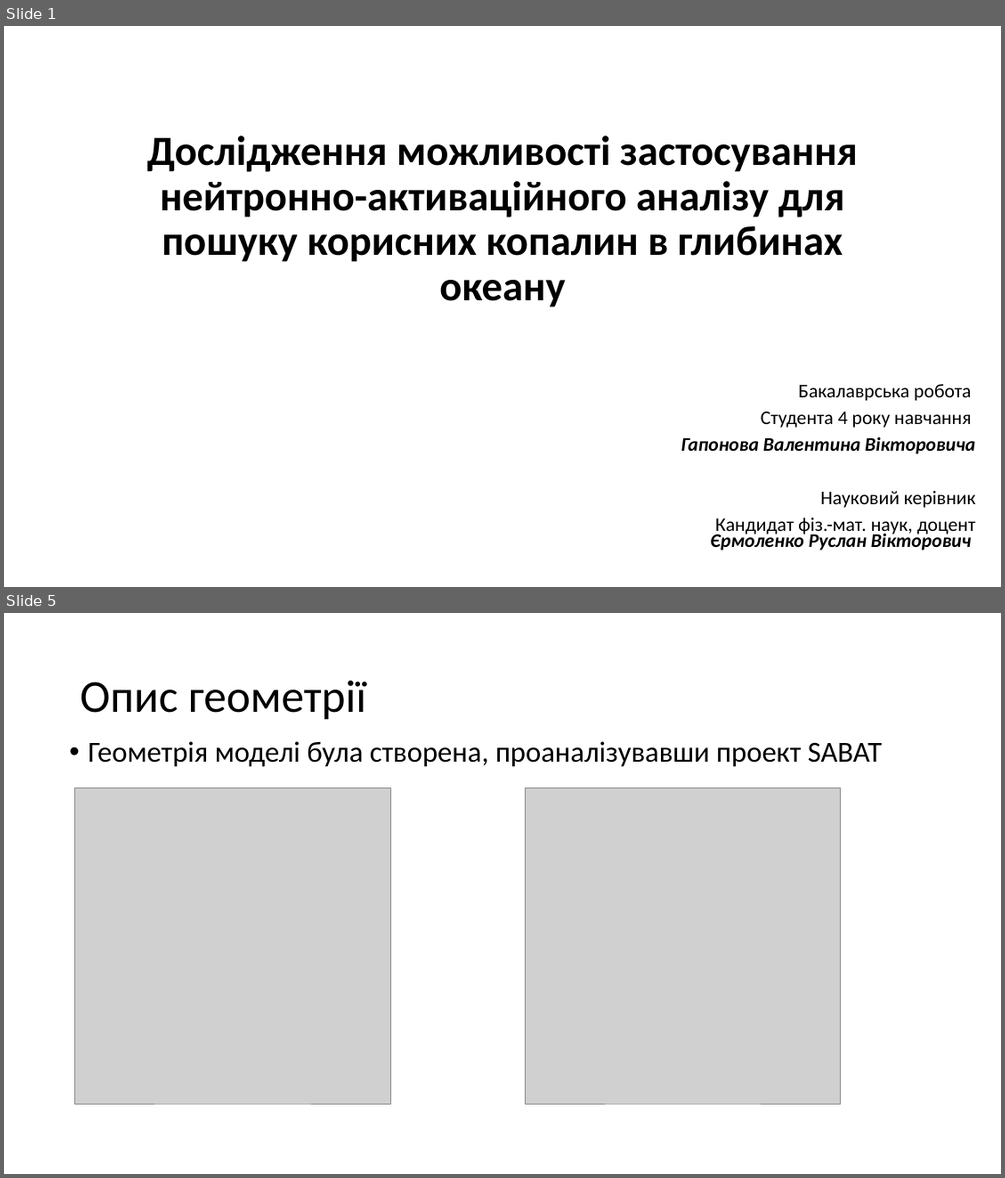
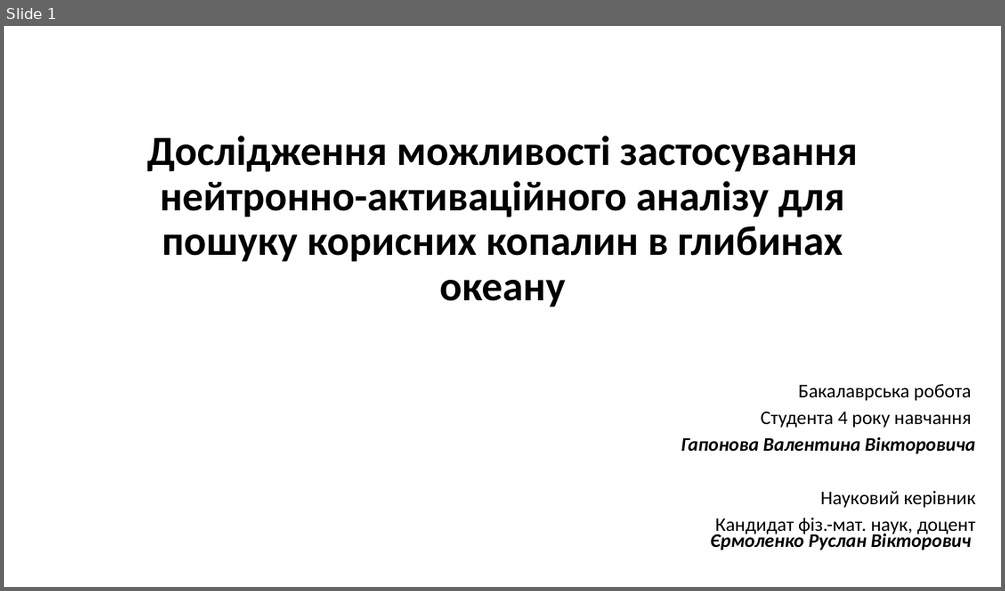
Before and after one commit to npd2020/diploms, a slide deck: v.haponov/Presentation/Valentyn_Haponov.pptx. Shown one above the other, each under a label of ours: slides 1 and 5 before the commit, slide 1 after it; the slides between them are not shown. The pictures are 1005x1178 and 1005x591 pixels, drawn with LibreOffice and Linux fonts; fonts in the diff are those of the drawing; grey boxes stand for pictures. Boxes give left, top, right and bottom in pixels: in the first picture for what was removed or moved away, otherwise in the second. Text is boxed around its words. In the diff, an @@ line names an element or a change of style, - is before the commit and + after.

```diff
--- a/v.haponov/Presentation/Valentyn_Haponov.pptx
+++ b/v.haponov/Presentation/Valentyn_Haponov.pptx
@@ slide 5 removed at <box>4,613,1001,1174</box>, background #FFFFFF @@
@@ title removed at <box>80,680,366,720</box> @@
-Опис геометрії
@@ text removed at <box>88,741,882,767</box> @@
-• Геометрія моделі була створена, проаналізувавши проект SABAT
@@ picture removed at <box>75,788,390,1103</box> @@
@@ picture removed at <box>526,788,841,1103</box> @@
```
Also in this commit, not shown: 3 slides changed, 4 slides added, 2 other slides removed.
